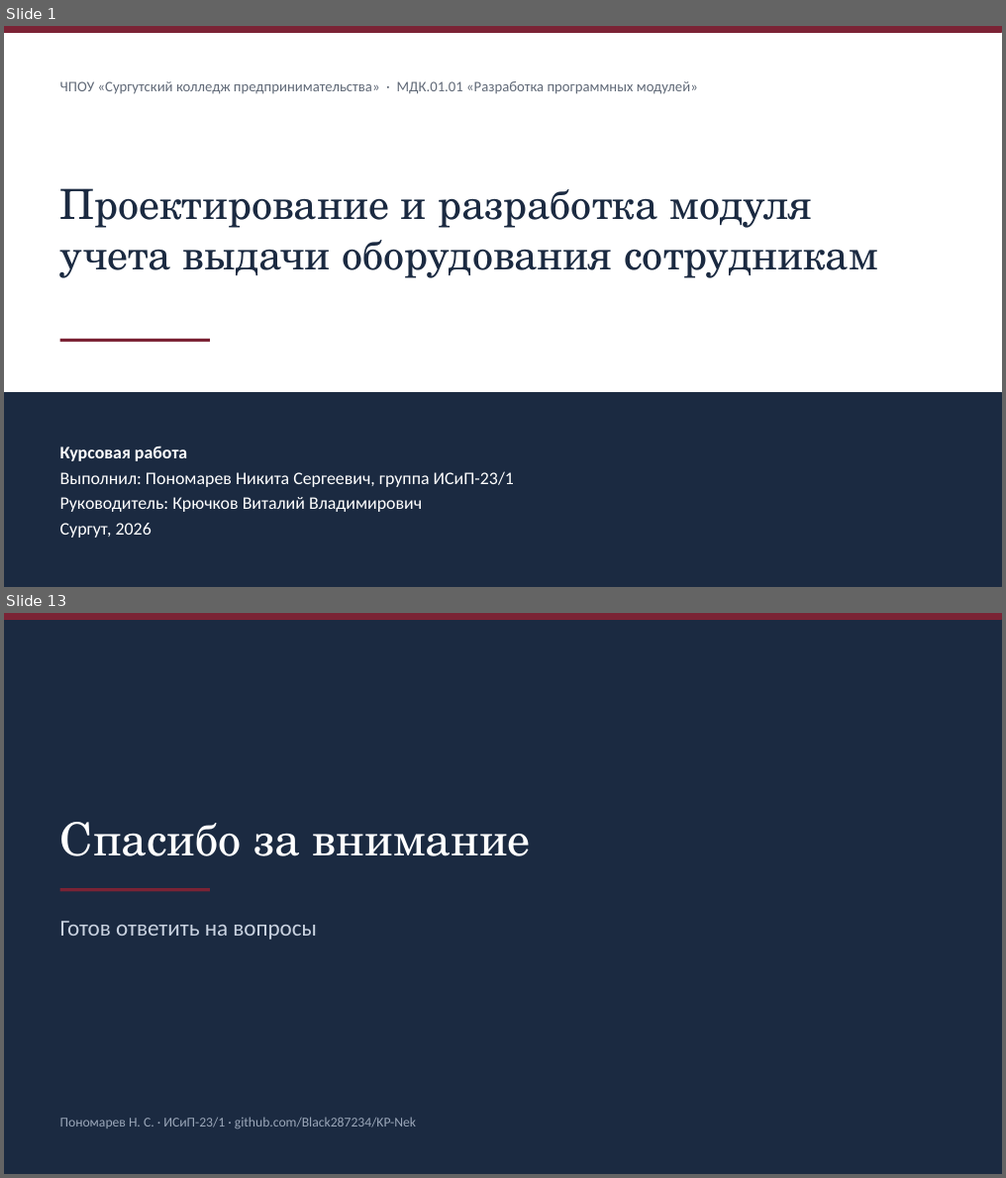
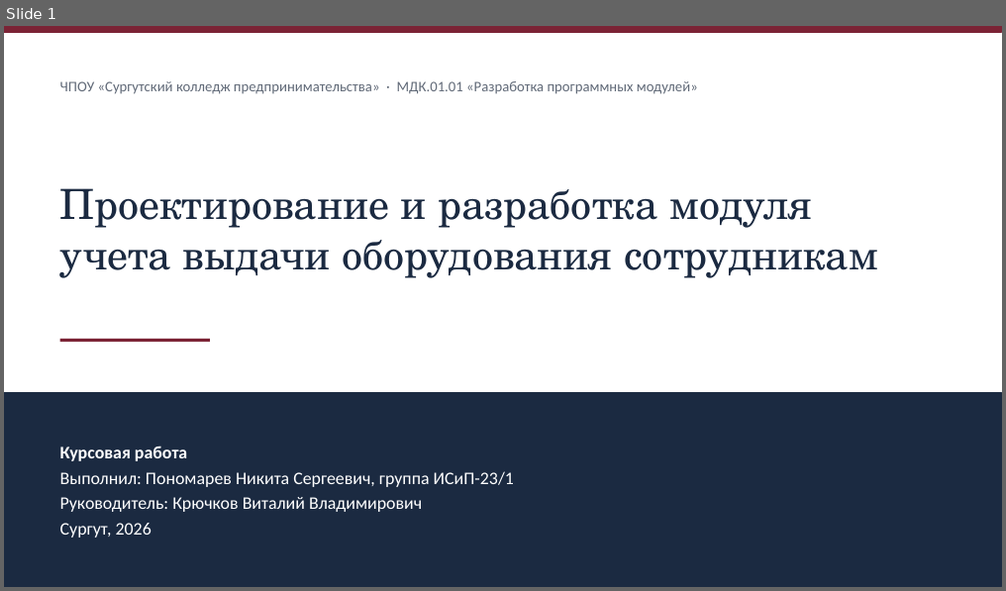
Before and after one commit to Black287234/KP-Nek, a slide deck: docs/Презентация.pptx. Shown one above the other, each under a label of ours: slides 1 and 13 before the commit, slide 1 after it; the slides between them are not shown. The pictures are 1006x1178 and 1006x591 pixels, drawn with LibreOffice and Linux fonts; fonts in the diff are those of the drawing. Boxes give left, top, right and bottom in pixels: in the first picture for what was removed or moved away, otherwise in the second. Text is boxed around its words. In the diff, an @@ line names an element or a change of style, - is before the commit and + after.

```diff
--- a/docs/Презентация.pptx
+++ b/docs/Презентация.pptx
@@ slide 13 removed at [4,613,1002,1174], background #1B2A41 @@
@@ rectangle removed at [4,613,1002,619] @@
@@ text removed at [60,822,531,857] @@
-Спасибо за внимание
@@ line removed from (60, 890) to (210, 890) @@
@@ text removed at [60,921,317,940] @@
-Готов ответить на вопросы
@@ text removed at [60,1117,416,1129] @@
-Пономарев Н. С. · ИСиП-23/1 · github.com/Black287234/KP-Nek
```
Also in this commit, not shown: 11 slides changed, 2 slides added, 15 other files.
